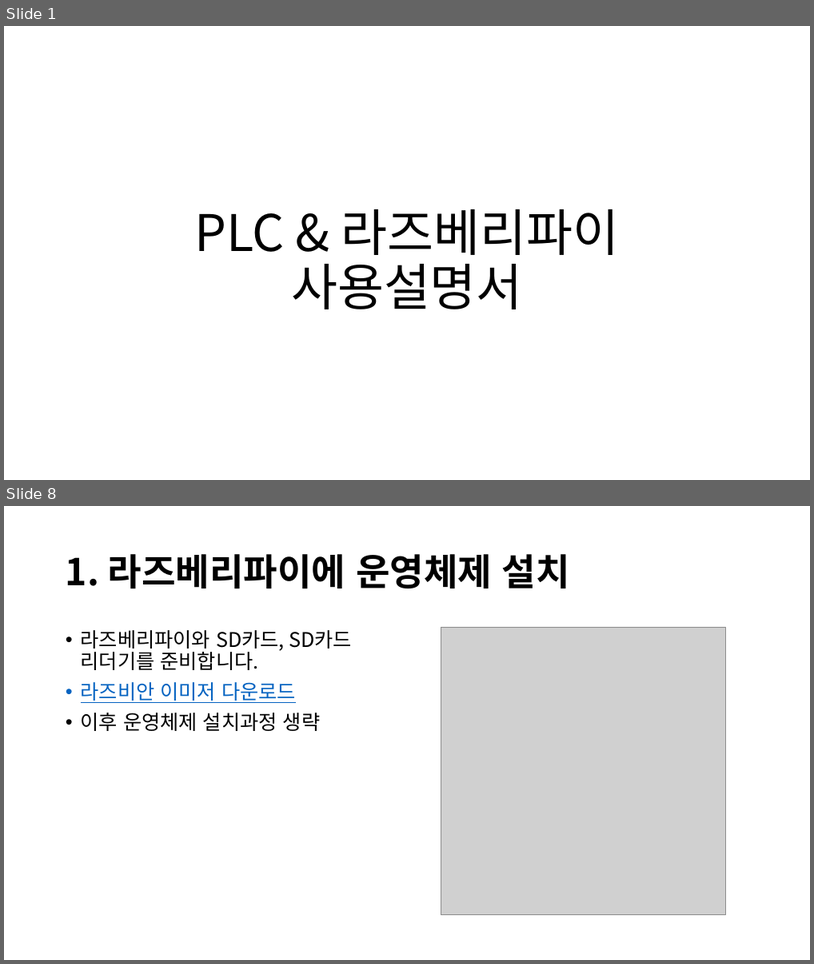
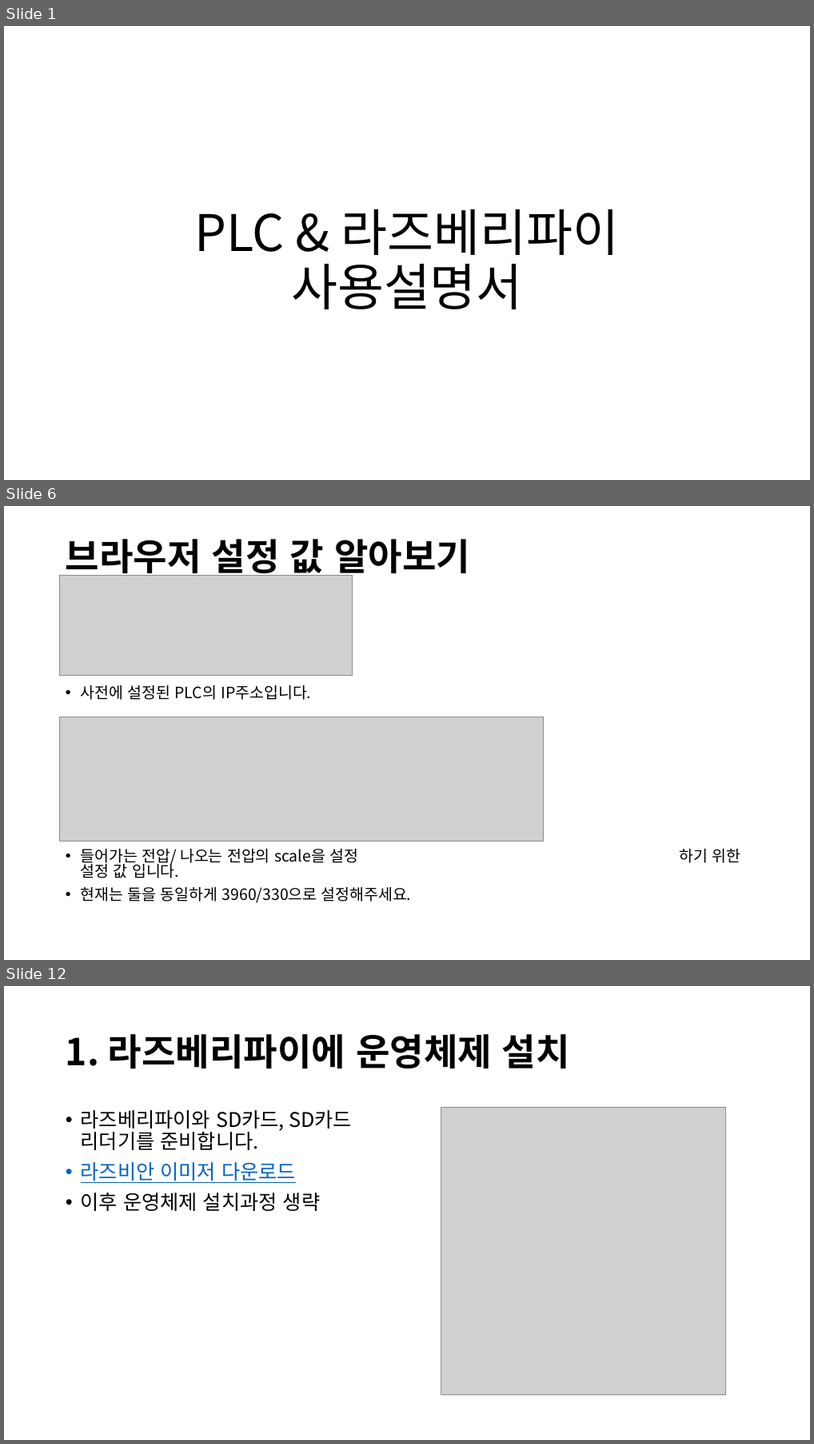
Before and after one commit to HanSol1140/PLC_Voltage, a slide deck: PLC & 라즈베리파이 서버.pptx. Shown one above the other, each under a label of ours: slides 1 and 8 before the commit, slides 1, 6 and 12 after it; the slides between them are not shown. The pictures are 814x964 and 814x1444 pixels, drawn with LibreOffice and Linux fonts; fonts in the diff are those of the drawing; grey boxes stand for pictures. Boxes give left, top, right and bottom in pixels: in the first picture for what was removed or moved away, otherwise in the second. Text is boxed around its words. In the diff, an @@ line names an element or a change of style, - is before the commit and + after.

```diff
--- a/PLC & 라즈베리파이 서버.pptx
+++ b/PLC & 라즈베리파이 서버.pptx
@@ slide 6 added at [4, 506, 810, 960], background #FFFFFF @@
@@ title added at [66, 539, 470, 580], 44 pt, text #000000, bold @@
+브라우저 설정 값 알아보기
@@ picture added at [60, 575, 353, 676] @@
@@ text added at [81, 685, 412, 903], 18.5 pt, text #000000 @@
+• 사전에 설정된 PLC의 IP주소입니다.
+• 들어가는 전압/ 나오는 전압의 scale을 설정 하기 위한 설정 값 입니다.
+• 현재는 둘을 동일하게 3960/330으로 설정해주세요.
@@ picture added at [60, 716, 544, 841] @@
@@ what was slide 8 is now slide 12 @@
```
Also in this commit, not shown: 6 slides changed, 4 other slides added, 1 slide removed, 1 other file.
